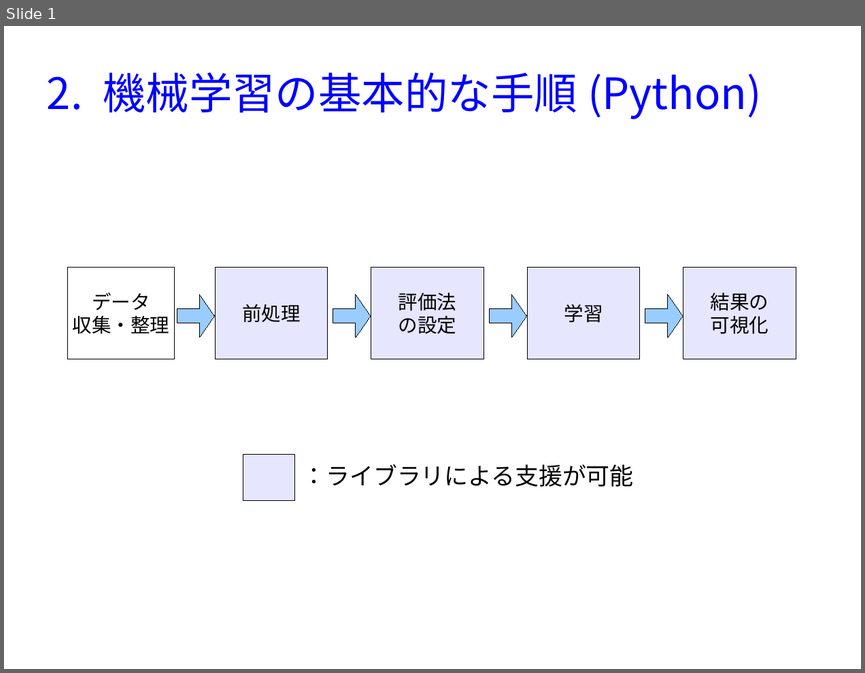
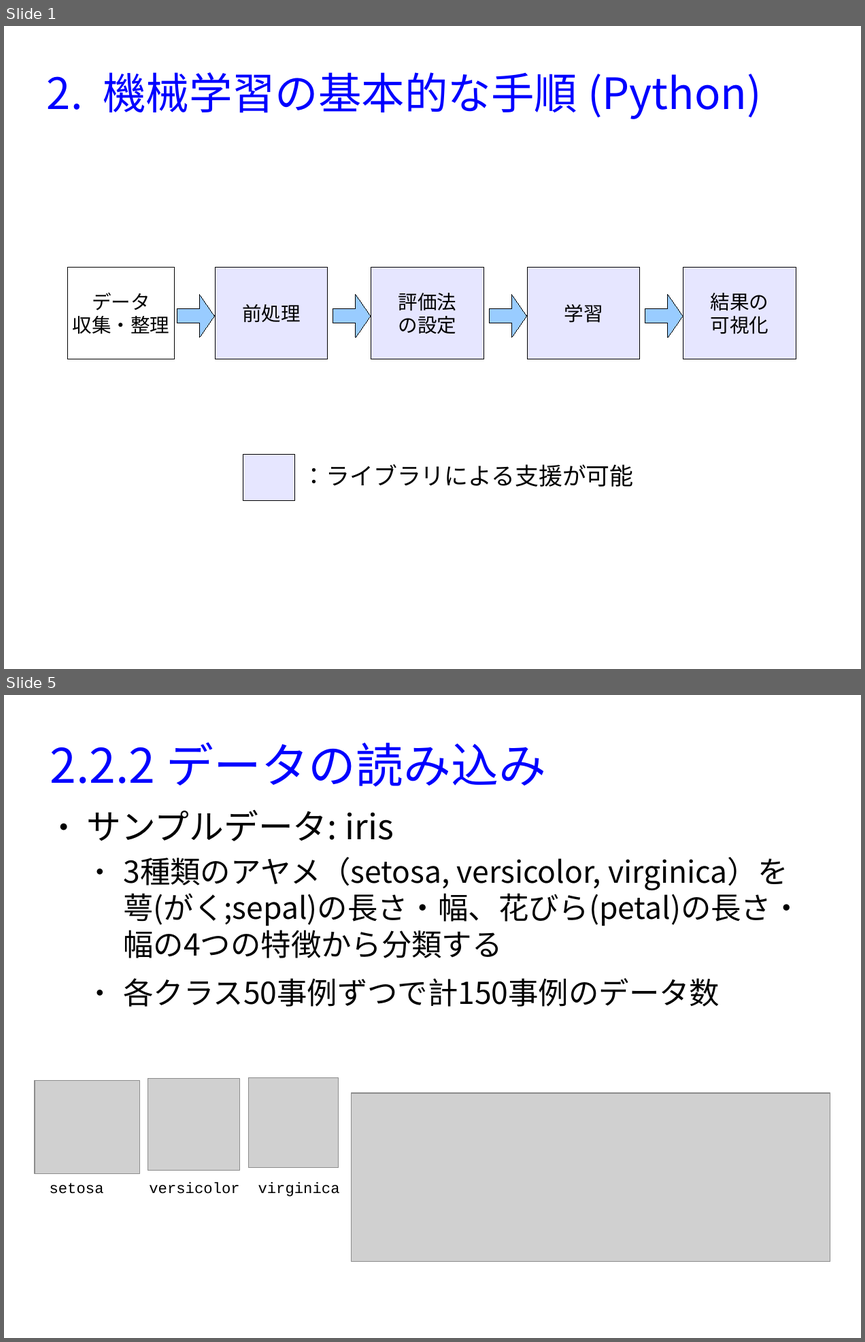
Before and after one commit to MasahiroAraki/MLCourse, a slide deck: slide/chap02-python.odp. Shown one above the other, each under a label of ours: slide 1 before the commit, slides 1 and 5 after it; the slides between them are not shown. The pictures are 865x673 and 865x1342 pixels, drawn with LibreOffice and Linux fonts; fonts in the diff are those of the drawing; grey boxes stand for pictures. Boxes give left, top, right and bottom in pixels: in the first picture for what was removed or moved away, otherwise in the second. Text is boxed around its words. In the diff, an @@ line names an element or a change of style, - is before the commit and + after.

```diff
--- a/slide/chap02-python.odp
+++ b/slide/chap02-python.odp
@@ slide 5 added at (4, 695, 861, 1338), background #FFFFFF @@
@@ title added at (50, 742, 546, 787), 44 pt, text #0000FF @@
+2.2.2 データの読み込み
@@ text added at (86, 810, 801, 1006), 28 pt, text #000000 @@
+● サンプルデータ: iris
+  ● 3種類のアヤメ（setosa, versicolor, virginica）を萼(がく;sepal)の長さ・幅、花びら(petal)の長さ・幅の4つの特徴から分類する
+  ● 各クラス50事例ずつで計150事例のデータ数
@@ picture added at (35, 1080, 139, 1173) @@
@@ picture added at (148, 1079, 239, 1170) @@
@@ picture added at (249, 1078, 339, 1167) @@
@@ picture added at (351, 1093, 830, 1262) @@
@@ text added at (50, 1182, 340, 1196), 14 pt, text #000000 @@
+setosa versicolor virginica
```
Also in this commit, not shown: 9 slides changed, 10 other slides added, 1 other file.
